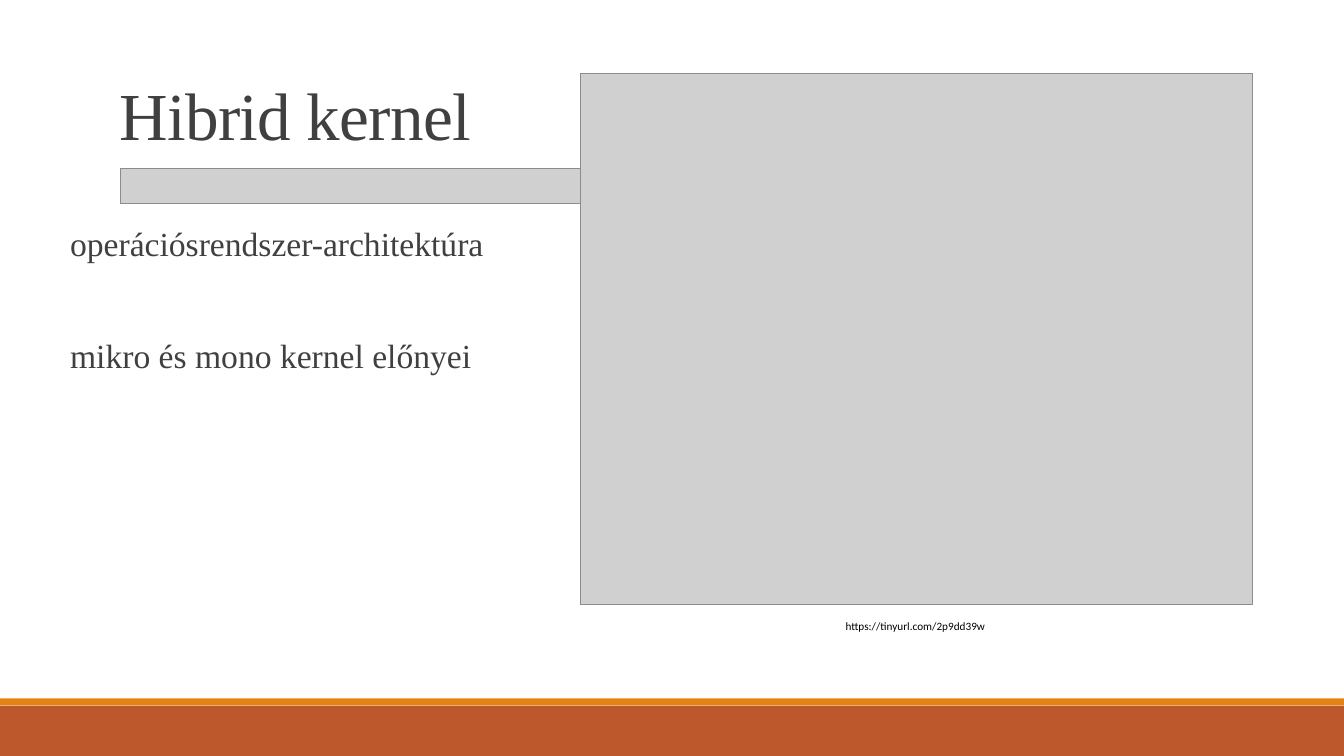
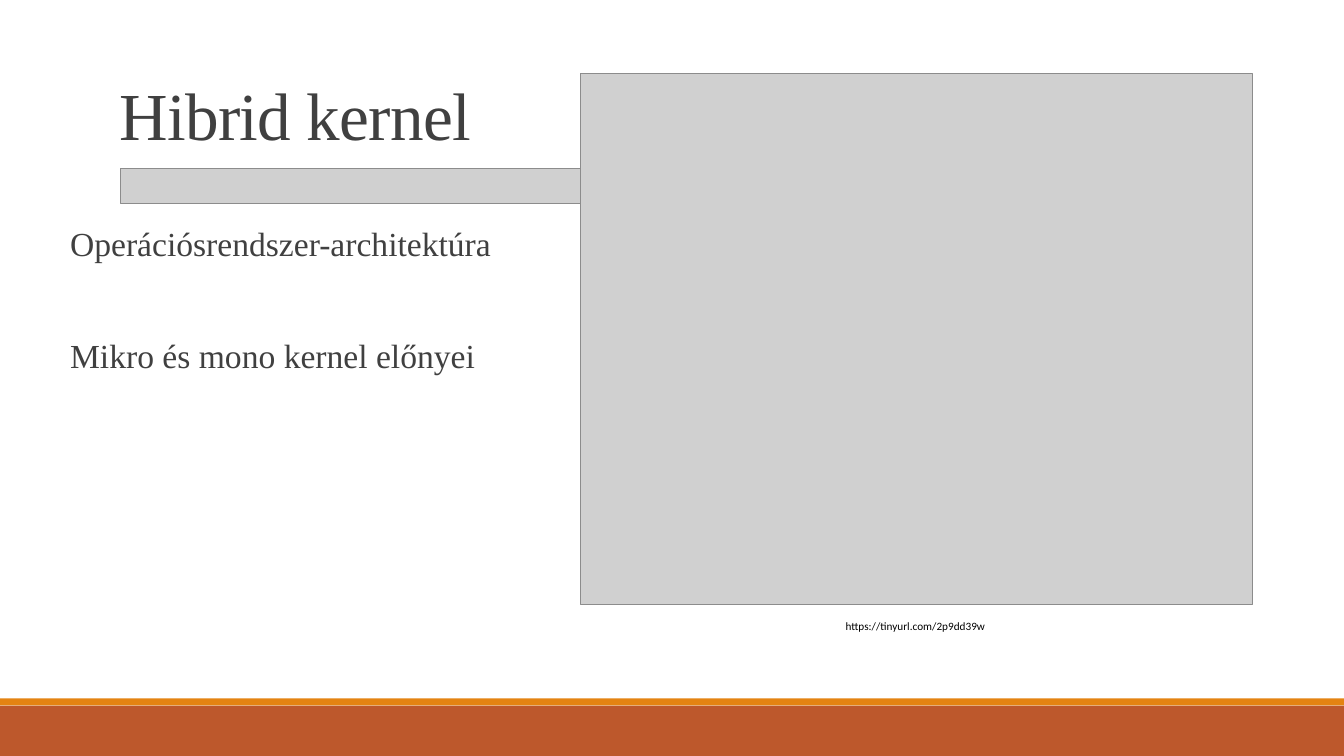
Before and after one commit to vargajanos/Paprika, a slide deck: slide 7 of Operációs rendszer ppt.pptx. Drawn at 1344x756 pixels with LibreOffice and Linux fonts; fonts in the diff are those of the drawing; grey boxes stand for pictures. Boxes give left, top, right and bottom in pixels: in the first picture for what was removed or moved away, otherwise in the second. Text is boxed around its words. In the diff, an @@ line names an element or a change of style, - is before the commit and + after.

```diff
--- a/Operációs rendszer ppt.pptx
+++ b/Operációs rendszer ppt.pptx
@@ text at (x1=70, y1=232, x2=491, y2=374): text changed @@
-  operációsrendszer-architektúra
-  mikro és mono kernel előnyei
+  Operációsrendszer-architektúra
+  Mikro és mono kernel előnyei
```
Also in this commit, not shown: 5 other slides changed.
